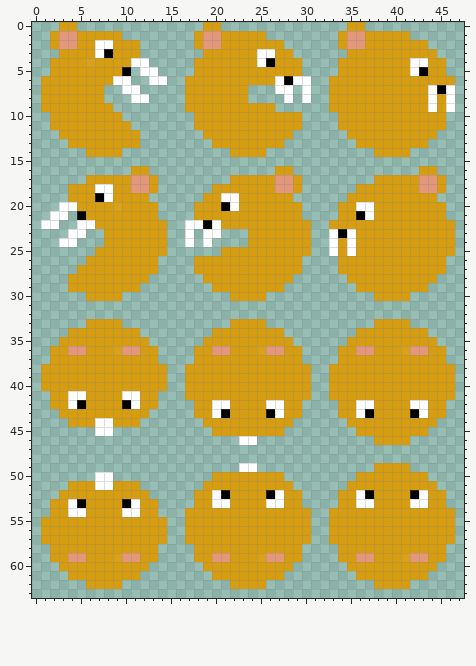
A pixel-art sprite gets an edit: cheesy_mouse/Assets/Sprites/cheese_mouse.png. The picture above was drawn from the file before the commit.
The file is 48x64 pixels. Pixels under 10% opacity are left out. Colours within 5 levels of each other are drawn and written as one.
And afterwards:
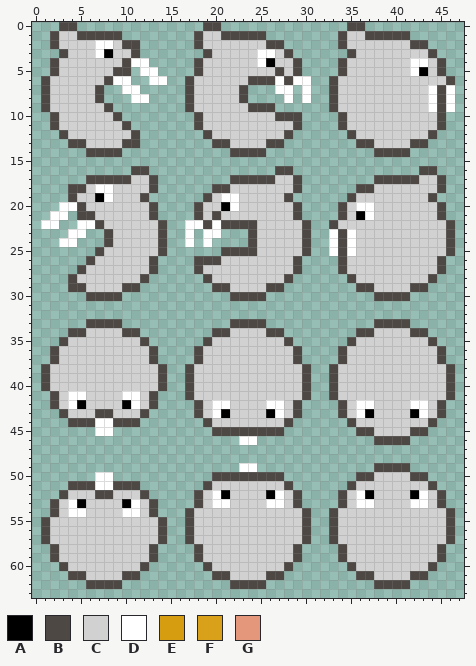
Palette (. is transparent): A #000000  B #4d4843  C #d1d1d1  D #ffffff  E #d79d10  F #d8a119  G #e5977c
Difference:
Changed rows in their new state; - is an unchanged pixel.
first column x 1:
 0 --BB--------------BB--------------BB----------
 1 -BCCBBBBB--------BCCBBBBB--------BCCBBBBB-----
 2 -BCCCC--CBB------BCCCCCCCBB------BCCCCCCCBB---
 3 --BCCC--CCB-------BCCCCC--CB------BCCCCCCCCB--
 4 -BCCCCCCCB-------BCCCCCC--CCB----BCCCCCCC--CB-
 5 -BCCCCCCBB-------BCCCCCCCCBCB----BCCCCCCC--CB-
 6 BCCCCCCB--------BCCCCCCBBB-B----BCCCCCCCCCCCCB
 7 BCCCCCB---------BCCCCCB---------BCCCCCCCCCC-B-
 8 BCCCCCB---------BCCCCCB---------BCCCCCCCCCC-B-
 9 BCCCCCCB--------BCCCCCCBBB------BCCCCCCCCCC-B-
10 -BCCCCCCB--------BCCCCCCCCBBB----BCCCCCCCCCCB-
11 -BCCCCCCCB-------BCCCCCCCCCCB----BCCCCCCCCCCB-
12 --BCCCCCCCB-------BCCCCCCCCB------BCCCCCCCCB--
13 ---BBCCCCBB--------BBCCCCBB--------BBCCCCBB---
14 -----BBBB------------BBBB------------BBBB-----
16 ----------BB--------------BB--------------BB--
17 -----BBBBBCCB--------BBBBBCCB--------BBBBBCCB-
18 ---BBC--CCCCB------BBCCCCCCCB------BBCCCCCCCB-
19 ---BCC--CCCB------BC--CCCCCB------BCCCCCCCCB--
20 ----BCCCCCCCB----BCC--CCCCCCB----BC--CCCCCCCB-
21 ----BBCCCCCCB----BCBCCCCCCCCB----BC--CCCCCCCB-
22 ------BCCCCCCB----B-BBBBCCCCCB--BCCCCCCCCCCCCB
23 -------BCCCCCB---------BCCCCCB---B-CCCCCCCCCCB
24 -------BCCCCCB---------BCCCCCB---B-CCCCCCCCCCB
25 ------BCCCCCCB------BBBBCCCCCB---B-CCCCCCCCCCB
26 -----BCCCCCCB----BBBCCCCCCCCB----BCCCCCCCCCCB-
27 ----BCCCCCCCB----BCCCCCCCCCCB----BCCCCCCCCCCB-
28 ---BCCCCCCCB------BCCCCCCCCB------BCCCCCCCCB--
29 ---BBCCCCBB--------BBCCCCBB--------BBCCCCBB---
30 -----BBBB------------BBBB------------BBBB-----
33 -----BBBB------------BBBB------------BBBB-----
34 ---BBCCCCBB--------BBCCCCBB--------BBCCCCBB---
35 --BCCCCCCCCB------BCCCCCCCCB------BCCCCCCCCB--
36 -BCCCCCCCCCCB----BCCCCCCCCCCB----BCCCCCCCCCCB-
37 -BCCCCCCCCCCB----BCCCCCCCCCCB----BCCCCCCCCCCB-
38 BCCCCCCCCCCCCB--BCCCCCCCCCCCCB--BCCCCCCCCCCCCB
39 BCCCCCCCCCCCCB--BCCCCCCCCCCCCB--BCCCCCCCCCCCCB
40 BCCCCCCCCCCCCB--BCCCCCCCCCCCCB--BCCCCCCCCCCCCB
41 -BC--CCCC--CB---BCCCCCCCCCCCCB--BCCCCCCCCCCCCB
42 -BC--CCCC--CB----BC--CCCC--CB----BC--CCCC--CB-
43 --BCCCBBCCCB-----BC--CCCC--CB----BC--CCCC--CB-
44 ---BBB--BBB-------BCCCCCCCCB------BCCCCCCCCB--
45 -------------------BBBBBBBB--------BBCCCCBB---
46 -------------------------------------BBBB-----
49 -------------------------------------BBBB-----
50 -------------------BBBBBBBB--------BBCCCCBB---
51 ---BBB--BBB-------BCCCCCCCCB------BCCCCCCCCB--
52 --BCCCBBCCCB-----BC--CCCC--CB----BC--CCCC--CB-
53 -BC--CCCC--CB----BC--CCCC--CB----BC--CCCC--CB-
54 -BC--CCCC--CB---BCCCCCCCCCCCCB--BCCCCCCCCCCCCB
55 BCCCCCCCCCCCCB--BCCCCCCCCCCCCB--BCCCCCCCCCCCCB
56 BCCCCCCCCCCCCB--BCCCCCCCCCCCCB--BCCCCCCCCCCCCB
57 BCCCCCCCCCCCCB--BCCCCCCCCCCCCB--BCCCCCCCCCCCCB
58 -BCCCCCCCCCCB----BCCCCCCCCCCB----BCCCCCCCCCCB-
59 -BCCCCCCCCCCB----BCCCCCCCCCCB----BCCCCCCCCCCB-
60 --BCCCCCCCCB------BCCCCCCCCB------BCCCCCCCCB--
61 ---BBCCCCBB--------BBCCCCBB--------BBCCCCBB---
62 -----BBBB------------BBBB------------BBBB-----
Changed places in both pictures, as pixel boxes (x1, y1, x2, y2):
changed: (41, 22, 455, 589)
